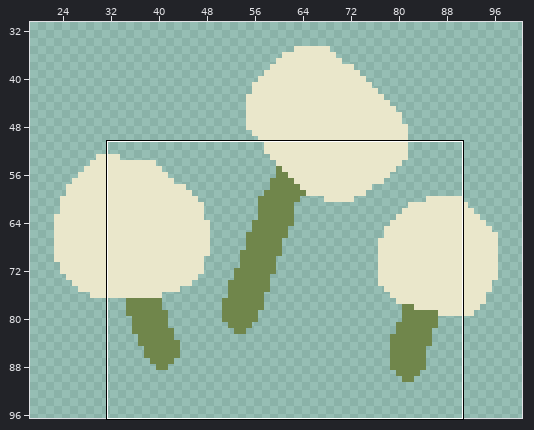
Two versions of one pixel-art file, assets/images/level/grass_elements.aseprite. Above: a wide view before the commit, with the close-up outlined.
Close-up. First the earlier version:
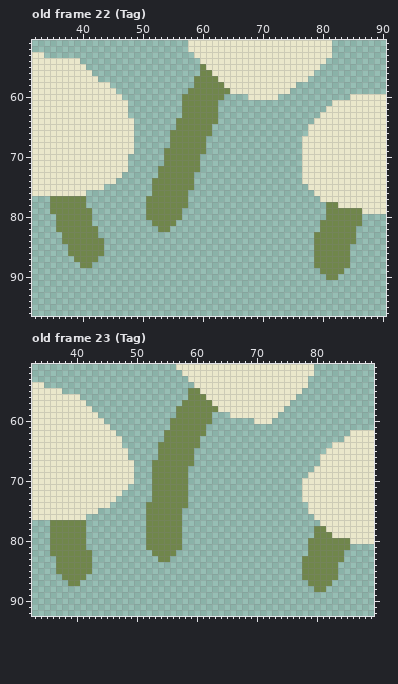
120x120 pixels, 33 frames. Shown: old frame 22 (Tag): x 32..90, y 51..96; old frame 23 (Tag): x 33..89, y 51..92. The wide view leaves out empty margins. The commit also changed other frames or places, which this record leaves out.
The result:
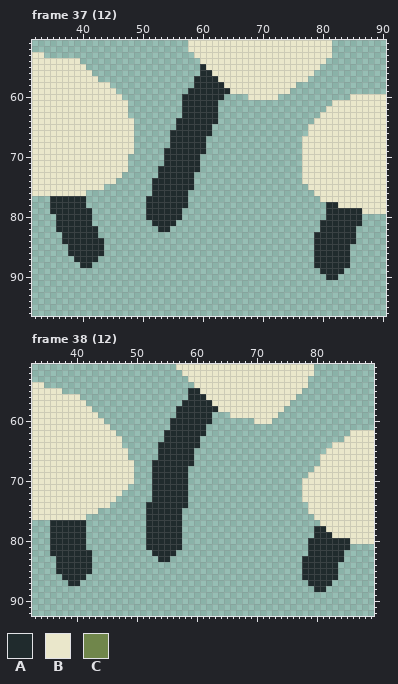
Palette (. is transparent): A #202b2d  B #eae7cb  C #70864b
A new or re-ordered frame is compared with the old frame closest to it.
Change:
frames 33 -> 60
Changed rows in their new state; - is an unchanged pixel.
Frame 37 (12) is new; against old frame 22 (Tag):
first column x 35:
55 -------------------------A--------------------------
56 -------------------------AA-------------------------
57 ------------------------AAAA------------------------
58 ------------------------AAAAA-----------------------
59 -----------------------AAAAAAA----------------------
60 ----------------------AAAAAAA-----------------------
61 ----------------------AAAAAA------------------------
62 ----------------------AAAAAA------------------------
63 ----------------------AAAAAA------------------------
64 ---------------------AAAAAAA------------------------
65 ---------------------AAAAAA-------------------------
66 --------------------AAAAAAA-------------------------
67 --------------------AAAAAA--------------------------
68 --------------------AAAAAA--------------------------
69 -------------------AAAAAAA--------------------------
70 -------------------AAAAAA---------------------------
71 -------------------AAAAAA---------------------------
72 ------------------AAAAAAA---------------------------
73 ------------------AAAAAA----------------------------
74 -----------------AAAAAAA----------------------------
75 -----------------AAAAAAA----------------------------
76 -----------------AAAAAA-----------------------------
77 AAAAAA----------AAAAAAA-----------------------------
78 AAAAAA----------AAAAAAA-----------------------AA----
79 AAAAAAA---------AAAAAA------------------------AAAAAA
80 -AAAAAA---------AAAAAA------------------------AAAAAA
81 -AAAAAA----------AAAA------------------------AAAAAAA
82 -AAAAAAA----------AA-------------------------AAAAAA-
83 --AAAAAA------------------------------------AAAAAAA-
84 --AAAAAAA-----------------------------------AAAAAAA-
85 ---AAAAAA-----------------------------------AAAAAA--
86 ---AAAAAA-----------------------------------AAAAAA--
87 ----AAAA------------------------------------AAAAAA--
88 -----AA-------------------------------------AAAAAA--
89 ---------------------------------------------AAAA---
90 ----------------------------------------------AA----
Frame 38 (12) is new; against old frame 23 (Tag):
first column x 36:
55 -----------------------AA-------------------------
56 -----------------------AAA------------------------
57 ----------------------AAAAA-----------------------
58 ---------------------AAAAAAA----------------------
59 ---------------------AAAAAA-----------------------
60 --------------------AAAAAAA-----------------------
61 --------------------AAAAAA------------------------
62 -------------------AAAAAAA------------------------
63 -------------------AAAAAA-------------------------
64 ------------------AAAAAAA-------------------------
65 ------------------AAAAAA--------------------------
66 ------------------AAAAAA--------------------------
67 -----------------AAAAAAA--------------------------
68 -----------------AAAAAA---------------------------
69 -----------------AAAAAA---------------------------
70 -----------------AAAAAA---------------------------
71 -----------------AAAAAA---------------------------
72 -----------------AAAAAA---------------------------
73 -----------------AAAAAA---------------------------
74 ----------------AAAAAAA---------------------------
75 ----------------AAAAAA----------------------------
76 ----------------AAAAAA----------------------------
77 AAAAAA----------AAAAAA----------------------------
78 AAAAAA----------AAAAAA----------------------AA----
79 AAAAAA----------AAAAAA----------------------AAA---
80 AAAAAA----------AAAAAA---------------------AAAAAAA
81 AAAAAA----------AAAAAA---------------------AAAAAAA
82 AAAAAAA----------AAAA----------------------AAAAAA-
83 -AAAAAA-----------AA----------------------AAAAAAA-
84 -AAAAAA-----------------------------------AAAAAA--
85 -AAAAAA-----------------------------------AAAAAA--
86 --AAAA------------------------------------AAAAAA--
87 ---AA--------------------------------------AAAA---
88 --------------------------------------------AA----
Where, in picture pixels (left, top, right, bottom), the same in both close-ups:
changed: (146, 64, 230, 232)
changed: (50, 196, 104, 268)
changed: (314, 202, 362, 280)
changed: (146, 388, 218, 562)
changed: (50, 520, 92, 586)
changed: (302, 526, 350, 592)
